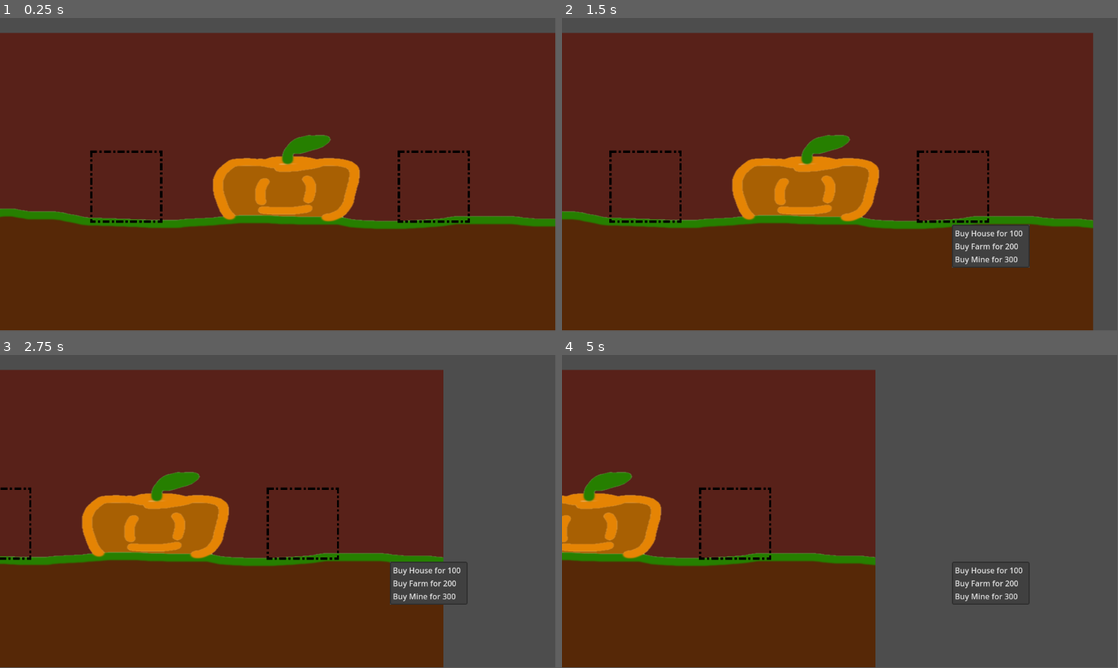
Above: before the commit, frames 1-4 (two rows, left to right).
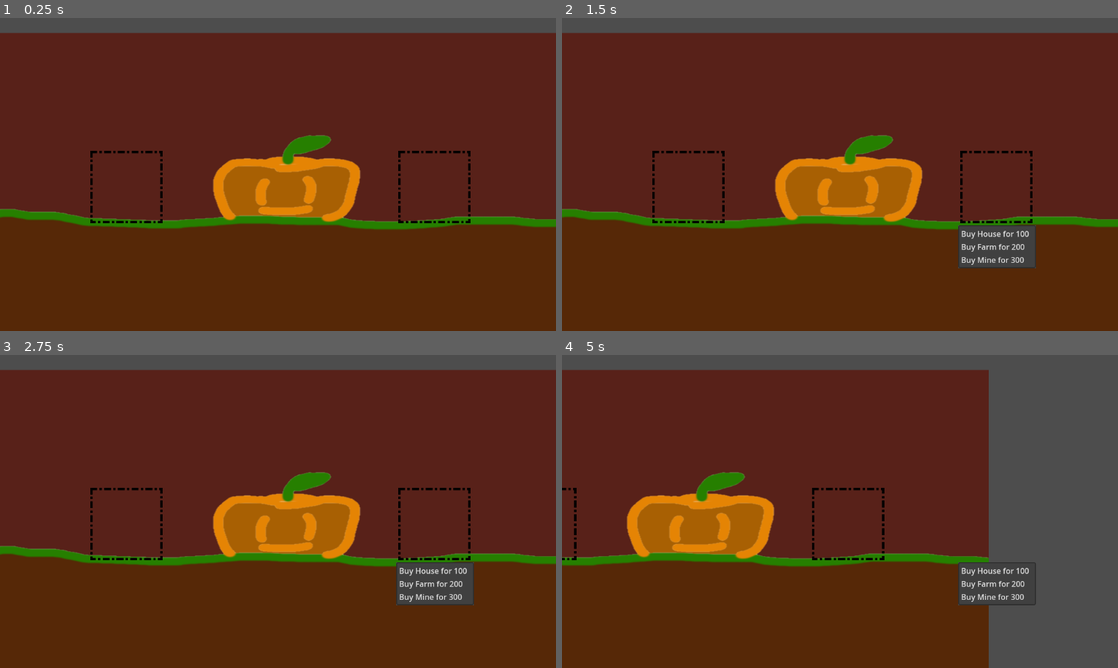
Above: after the commit, the same moments.

Repository: AncientEntity/LD56
Game: Godot game, scene res://Scenes/game_scene.tscn
Two runs of this game, one before a commit and one after it. Both use one fixed random seed, a clock stepped at 60 frames per second and the inputs below.
Inputs (mouse positions are in pixels of both pictures, inside the frame that each line leads up to):
- Up to frame 1 (0.25 s): no input
- Up to frame 2 (1.5 s): tap Enter at 0.5 s; move the mouse to (962, 158) at 0.52 s; click (995, 187) at 1.25 s
- Up to frame 3 (2.75 s): move the mouse to (166, 527) at 2.02 s
- Up to frame 4 (5 s): tap Space at 2.75 s; move the mouse to (895, 442) at 2.77 s; move the mouse to (812, 574) at 3.52 s; tap Enter at 4.25 s; move the mouse to (1006, 558) at 4.27 s; tap F (toggleFullscreen, bound only after the commit) at 4.9 s
In our replay, the window is 799x449 before the commit and 800x450 after it. These sizes can differ from the game's own. Grey fills any space a smaller window leaves; there, only what the larger window draws over its background counts as a difference.

The runs differ from the first frame. In frame 1, 1.1% of the frame differs, in the area x 0-100%, y 0-68%; in frame 2, 12%; in frame 3, 31%, in the area x 0-100%, y 0-100%; in frame 4, 29%.

Commit message:
toggle fullscreen with f

Diff:
--- a/Scripts/camera_2d.gd
+++ b/Scripts/camera_2d.gd
@@ -6,10 +6,11 @@
 var moveSpeed = 500
 var screen_delta = 0.25	    #% of the side of screen needed to move the camera
 
+var baseResolution = [1152,648]
+
 # Called when the node enters the scene tree for the first time.
 func _ready() -> void:
 	update_positions()
-	pass
 
 # Called every frame. 'delta' is the elapsed time since the previous frame.
 func _process(delta: float) -> void:
@@ -21,11 +22,15 @@
 	elif mouse_position.x > right_boundry:
 		if(mouse_position.x <= viewport_size.x):
 			position.x += moveSpeed * delta * (1 - (viewport_size.x - mouse_position.x)/right_boundry)
-	pass
+
+	if Input.is_action_just_pressed("toggleFullscreen"):
+		if DisplayServer.window_get_mode() == DisplayServer.WINDOW_MODE_WINDOWED:
+			DisplayServer.window_set_mode(DisplayServer.WINDOW_MODE_FULLSCREEN)
+		else:
+			DisplayServer.window_set_mode(DisplayServer.WINDOW_MODE_WINDOWED)
 
 #updates all variable vector positions
 func update_positions() -> void:
 	viewport_size = get_viewport().get_size()
 	left_boundry = viewport_size.x * (0.5 - screen_delta)
 	right_boundry = viewport_size.x * (0.5 + screen_delta)
-	pass
--- a/project.godot
+++ b/project.godot
@@ -15,9 +15,23 @@
 config/features=PackedStringArray("4.3", "GL Compatibility")
 config/icon="res://icon.svg"
 
+[display]
+
+window/size/resizable=false
+window/stretch/mode="viewport"
+window/stretch/aspect="expand"
+
 [dotnet]
 
 project/assembly_name="Ludum Dare 56"
+
+[input]
+
+toggleFullscreen={
+"deadzone": 0.5,
+"events": [Object(InputEventKey,"resource_local_to_scene":false,"resource_name":"","device":-1,"window_id":0,"alt_pressed":false,"shift_pressed":false,"ctrl_pressed":false,"meta_pressed":false,"pressed":false,"keycode":0,"physical_keycode":70,"key_label":0,"unicode":102,"location":0,"echo":false,"script":null)
+]
+}
 
 [rendering]
 
Not shown, added: Scenes/gamF231.tmp
